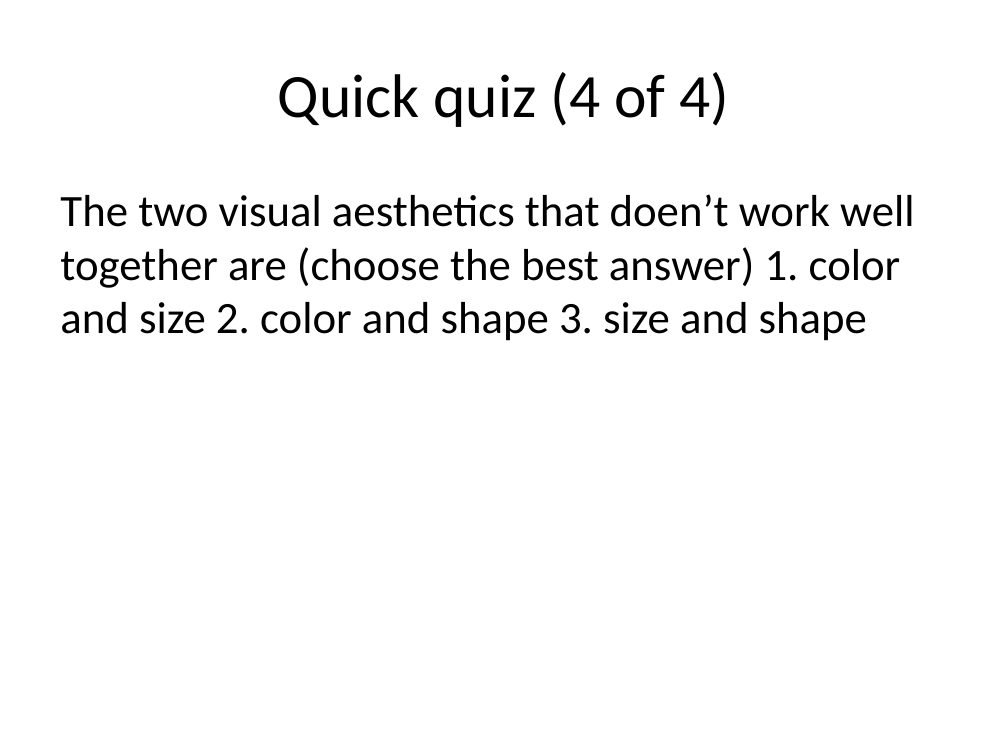
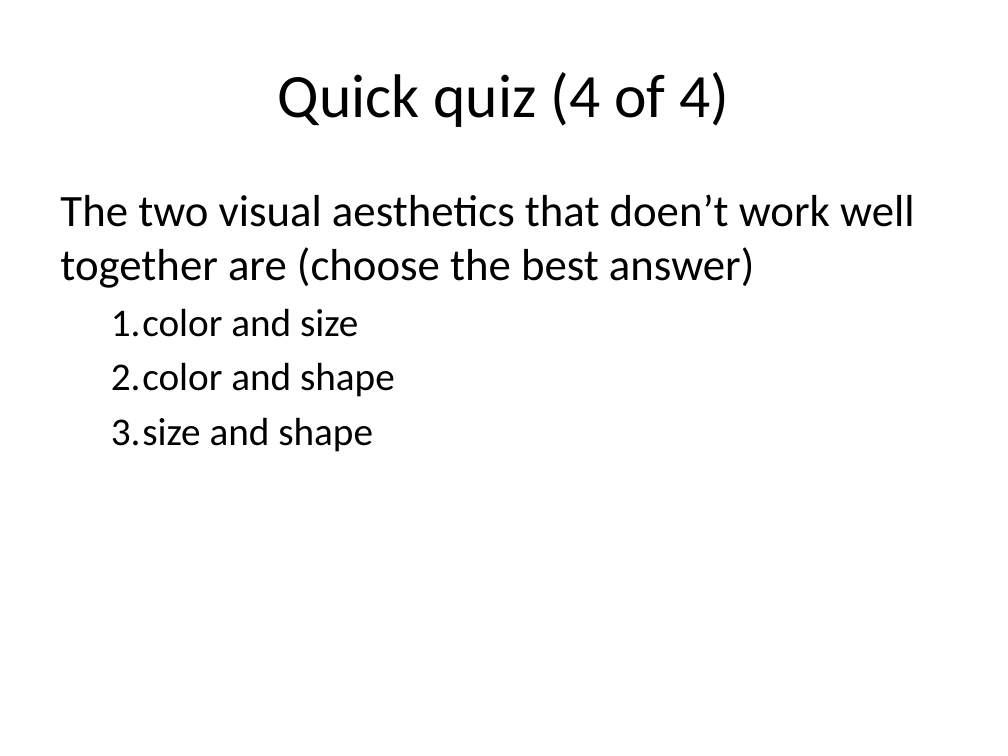
Before and after one commit to pmean/data-visualization, a slide deck: slide 109 of data-viz-01/src/complete-lecture-scatterplots.pptx (slide 103 before the commit). Drawn at 1008x756 pixels with LibreOffice and Linux fonts; fonts in the diff are those of the drawing. Boxes give left, top, right and bottom in pixels: in the first picture for what was removed or moved away, otherwise in the second. Text is boxed around its words. In the diff, an @@ line names an element or a change of style, - is before the commit and + after.

```diff
--- a/data-viz-01/src/complete-lecture-scatterplots.pptx
+++ b/data-viz-01/src/complete-lecture-scatterplots.pptx
@@ text at (60, 194, 914, 452): text changed @@
-The two visual aesthetics that doen’t work well together are (choose the best answer) 1. color and size 2. color and shape 3. size and shape
+The two visual aesthetics that doen’t work well together are (choose the best answer)
+  1. color and size
+  2. color and shape
+  3. size and shape
```
Also in this commit, not shown: 41 other slides changed, 10 slides added, 2 slides removed, 14 other files.
